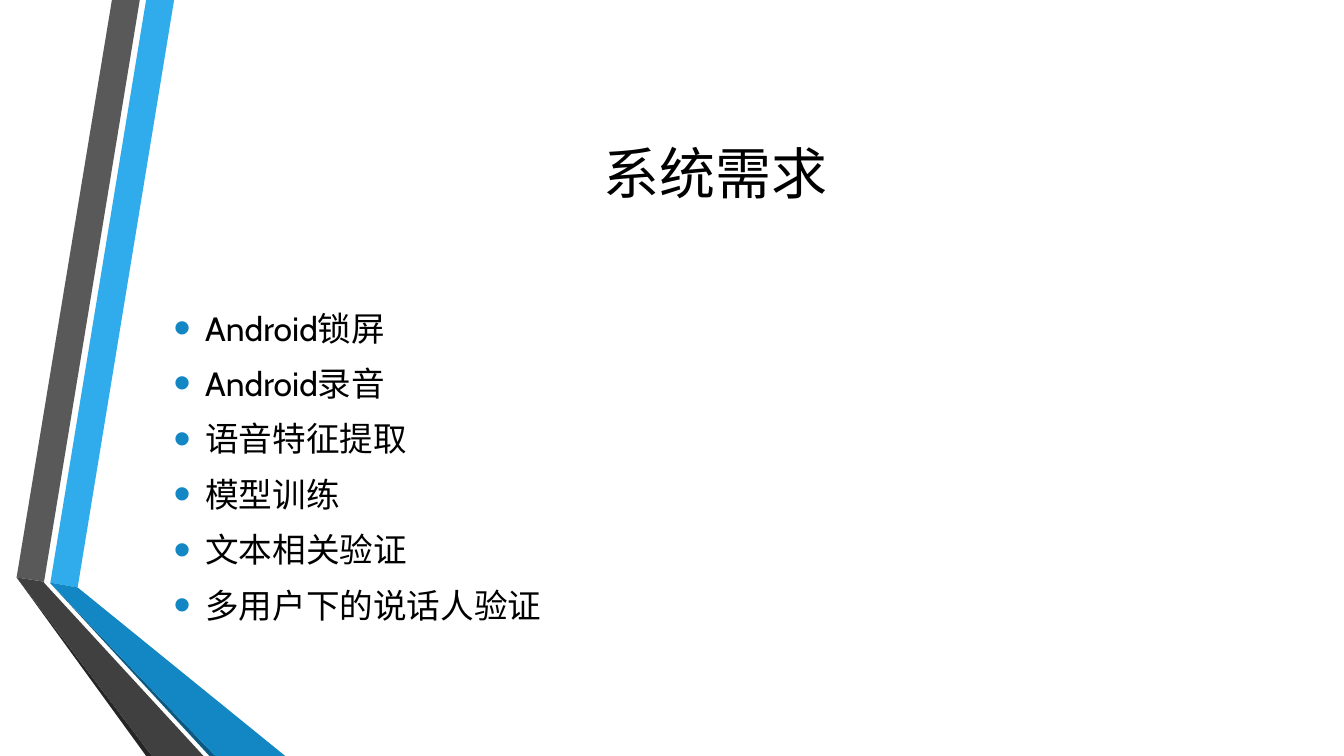
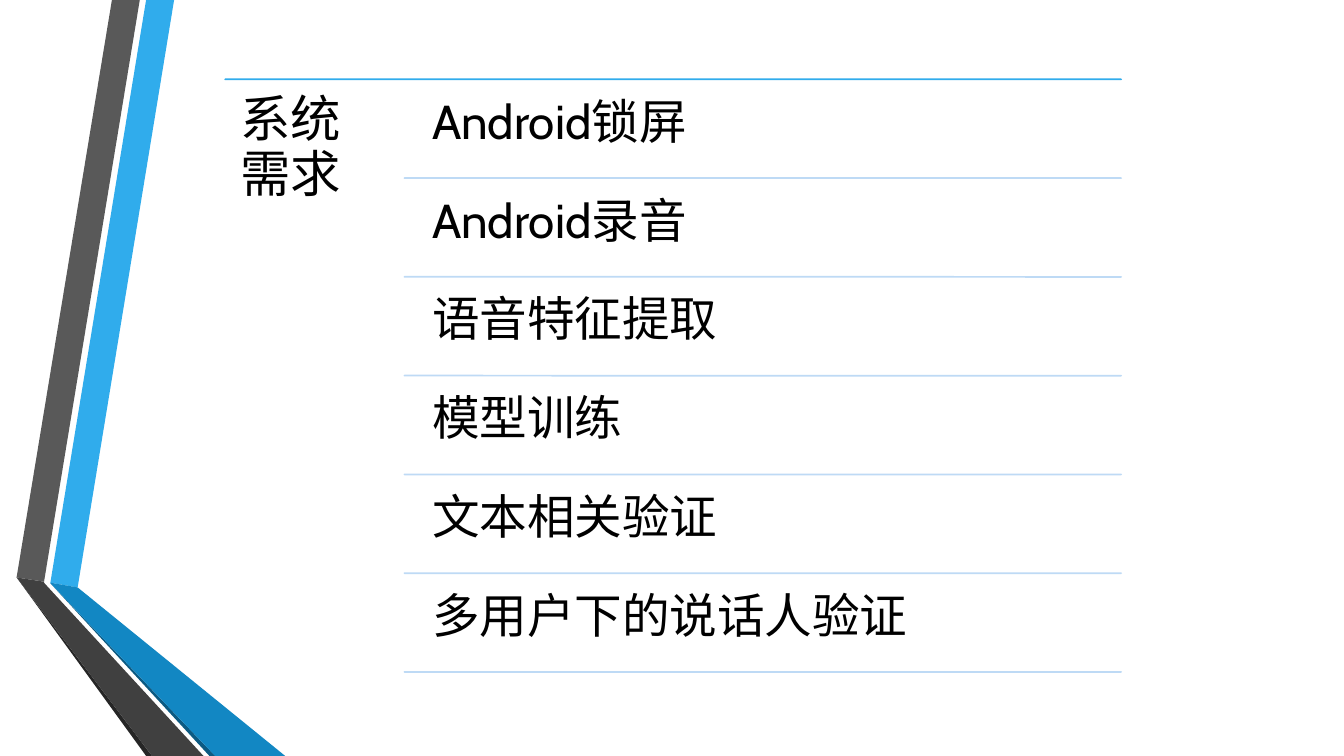
Before and after one commit to cfxccn/HLThesis, a slide deck: slide 5 of A.pptx. Drawn at 1344x756 pixels with LibreOffice and Linux fonts; fonts in the diff are those of the drawing; background and template pictures are left out. Boxes give left, top, right and bottom in pixels: in the first picture for what was removed or moved away, otherwise in the second. Text is boxed around its words. In the diff, an @@ line names an element or a change of style, - is before the commit and + after.

```diff
--- a/A.pptx
+++ b/A.pptx
@@ text "系统需求" moved from (x1=604, y1=147, x2=828, y2=199) to (x1=240, y1=94, x2=341, y2=196) @@
@@ text "系统需求" at (x1=240, y1=94, x2=341, y2=196): size 40 to 36 pt; alignment centre to left; line spacing 1 to 0.9; more space between paragraphs; vertical alignment middle to top @@
@@ text removed at (x1=205, y1=313, x2=541, y2=621) @@
-• Android锁屏
-• Android录音
-• 语音特征提取
-• 模型训练
-• 文本相关验证
-• 多用户下的说话人验证
@@ group added at (x1=225, y1=80, x2=1121, y2=673): 7 lines, 6 texts @@
+Android锁屏
+Android录音
+语音特征提取
+模型训练
+文本相关验证
+多用户下的说话人验证
```
Also in this commit, not shown: 5 other slides changed.
